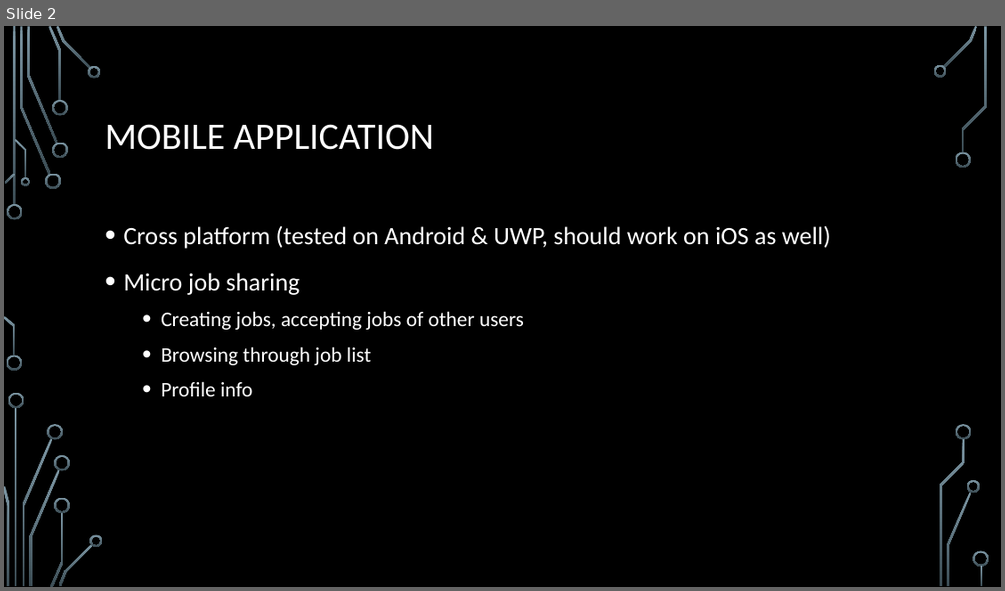
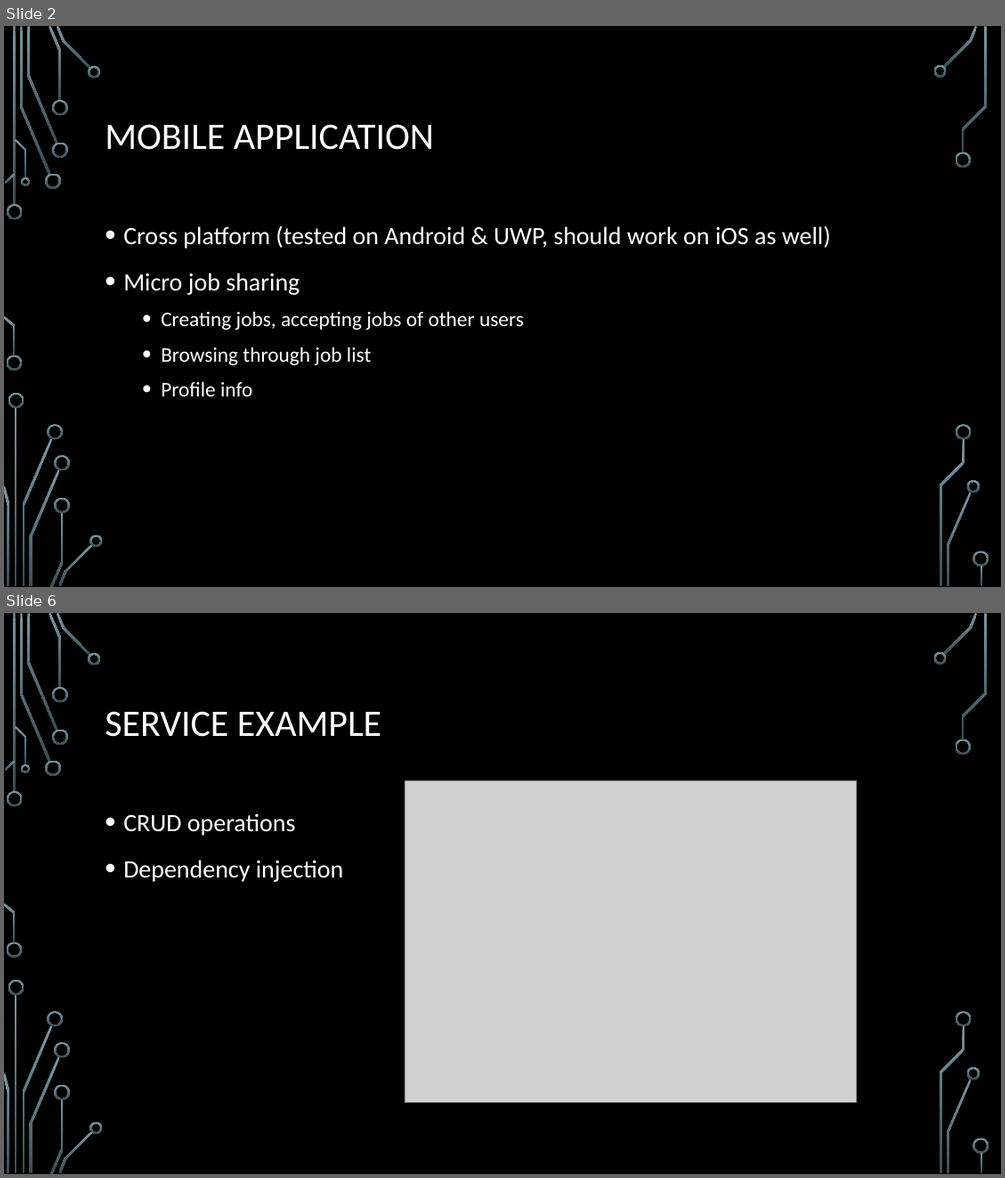
Before and after one commit to gabikadlecova/MicroBee, a slide deck: MicrobeeJobs.pptx. Shown one above the other, each under a label of ours: slide 2 before the commit, slides 2 and 6 after it; the slides between them are not shown. The pictures are 1005x591 and 1005x1178 pixels, drawn with LibreOffice and Linux fonts; fonts in the diff are those of the drawing; grey boxes stand for pictures; background and template pictures are left out. Boxes give left, top, right and bottom in pixels: in the first picture for what was removed or moved away, otherwise in the second. Text is boxed around its words. In the diff, an @@ line names an element or a change of style, - is before the commit and + after.

```diff
--- a/MicrobeeJobs.pptx
+++ b/MicrobeeJobs.pptx
@@ slide 6 added at (x1=4, y1=613, x2=1001, y2=1174), background picture (left out); not listed: 36 template elements that a slide beside it also shows @@
@@ title added at (x1=105, y1=711, x2=381, y2=737), 36 pt, text #FFFFFF @@
+SERVICE EXAMPLE
@@ picture added at (x1=404, y1=781, x2=857, y2=1103) @@
@@ text added at (x1=123, y1=813, x2=344, y2=882), 24 pt, text #FFFFFF @@
+• CRUD operations
+• Dependency injection
```
Also in this commit, not shown: 1 slide changed, 5 other slides added.
